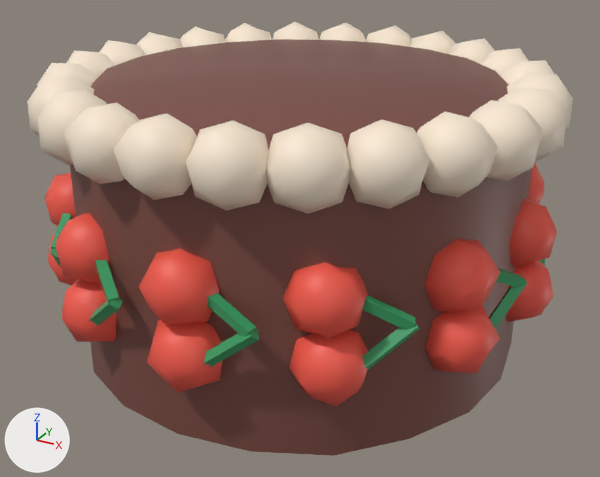
The FBX model Assets/3_3D/Meshes/Turrets/Mod/SM_mod_speed.fbx as it was, and as the next commit left it.
Camera for both pictures: a 50 mm camera at (1.6, -2.91, 1.88) aimed at (0.03, -0.05, 0.46). The axes (+X, +Y, +Z) are drawn at lower left. The lights are the same throughout. Where no turn or scale is listed for an object, it has been applied to the vertices.
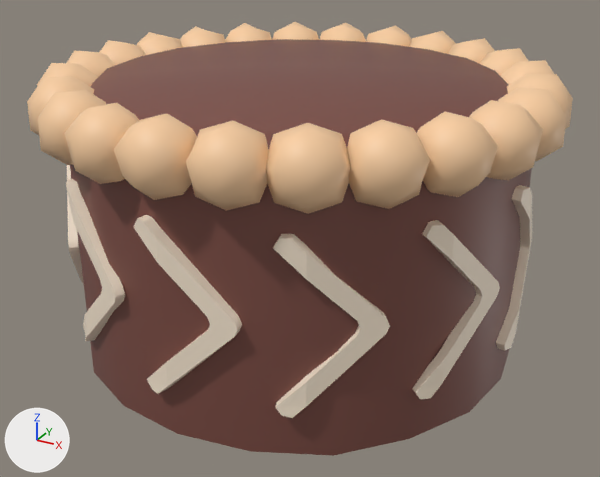
Boxes (x1, y1, x2, y2) around the edits, measured in the pictures (600 x 477 px):
part 1 of me_mesh, rebuilt
    before: (45, 173, 76, 226)
    after: (67, 165, 84, 284)
part 2 of me_mesh, rebuilt (not visible afterwards)
    before: (528, 163, 544, 204)
part 3 of me_mesh, rebuilt (37% wider, 140% taller)
    before: (283, 262, 368, 338)
    after: (273, 234, 390, 418)
part 4 of me_mesh, added
    after: (134, 215, 242, 394)
part 5 of me_mesh, added
    after: (413, 220, 500, 399)
part 6 of me_mesh, added (brown)
    after: (496, 185, 532, 351)
part 7 of me_mesh, added
    after: (66, 179, 125, 341)
part 8 of me_mesh, deleted (red)
    before: (48, 213, 554, 406)
part 9 of me_mesh, deleted (red)
    before: (425, 198, 557, 330)
part 10 of me_mesh, deleted (red)
    before: (56, 213, 256, 336)
part 11 of me_mesh, surface changed
    both: (27, 22, 573, 440)

The change, as a list of edits to the scene's bpy script:
```text
Change me_mesh:
    used by ob_polysurface53; location = (0.0, 0.002, 0.601)
    remove me_mesh.from_pydata(...)  # 1453 vertices, 1140 faces; spans x -1.08..1.08, y -1.08..1.08, z -0.6..0.6
    add me_mesh.from_pydata(...)  # 1045 vertices, 924 faces; spans x -1.05..1.05, y -1.05..1.05, z -0.6..0.6
    me_mesh part 1: the loose piece of 25 vertices spanning x -0.91..-0.63, y -0.66..-0.38, z -0.11..0.16 is rebuilt with 32 vertices and now spans x -0.88..-0.63, y -0.7..-0.37, z -0.42..0.25
    me_mesh part 2: the loose piece of 25 vertices spanning x 0.63..0.91, y 0.38..0.66, z -0.11..0.16 is rebuilt with 32 vertices and now spans x 0.63..0.88, y 0.37..0.7, z -0.42..0.25
    me_mesh part 3: the loose piece of 25 vertices spanning x 0.38..0.66, y -0.91..-0.63, z -0.11..0.16 is rebuilt with 32 vertices and now spans x 0.37..0.7, y -0.88..-0.64, z -0.42..0.25
    me_mesh part 4: a new loose piece of 32 vertices spanning x -0.1..0.28, y -0.97..-0.89, z -0.42..0.25, in mat_m_modifier_range (its picture is missing)
    me_mesh part 5: a new loose piece of 32 vertices spanning x 0.74..0.94, y -0.57..-0.21, z -0.42..0.25, in mat_m_modifier_range (its picture is missing)
    me_mesh part 6: a new loose piece of 32 vertices spanning x 0.89..0.97, y -0.1..0.28, z -0.42..0.25, in mat_m_modifier_range (its picture is missing)
    me_mesh part 7: a new loose piece of 32 vertices spanning x -0.57..-0.21, y -0.94..-0.74, z -0.42..0.25, in mat_m_modifier_range (its picture is missing)
    me_mesh part 8: 24 loose pieces with 396 vertices, spanning x -1.08..1.08, y -1.08..1.08, z -0.35..0.05, are deleted
    me_mesh part 9: 82 vertices removed from x 0.69..1.06, y -0.55..0.37, z -0.23..0.16
    me_mesh part 10: 74 vertices removed from x -0.55..0.36, y -1.06..-0.69, z -0.23..0.16
    me_mesh part 11: 540 kept faces spanning x -1.05..1.05, y -1.05..1.05, z -0.6..0.6 get new texture (UV) coordinates
```
